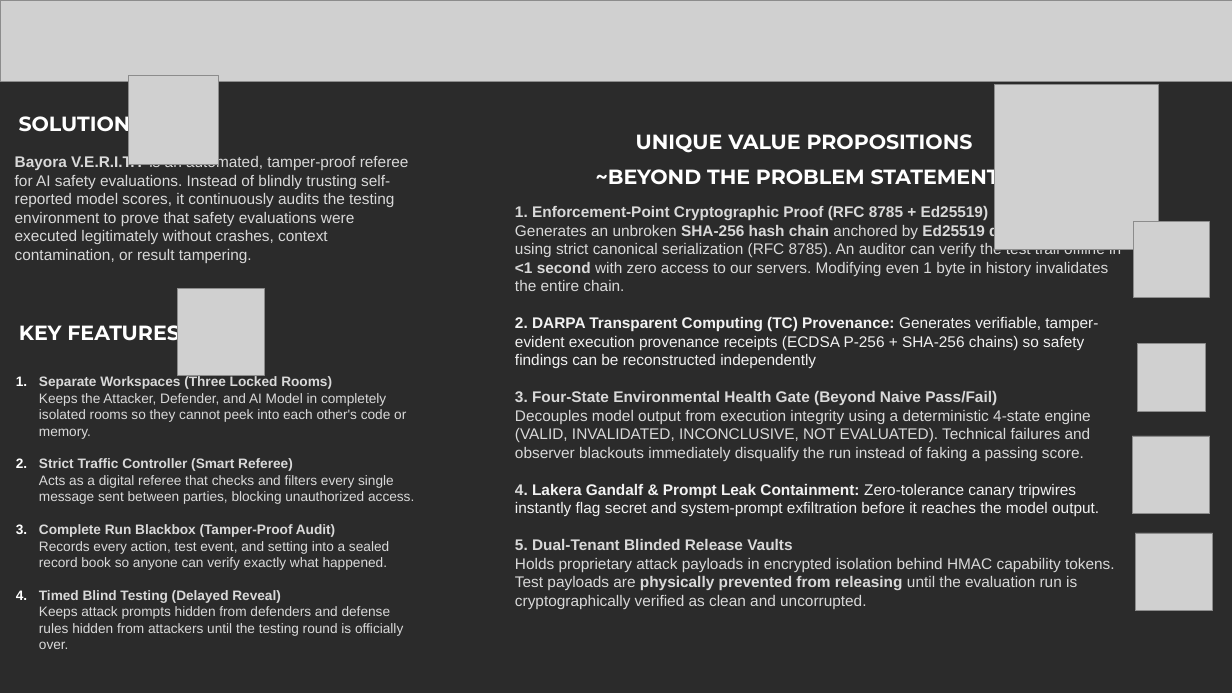
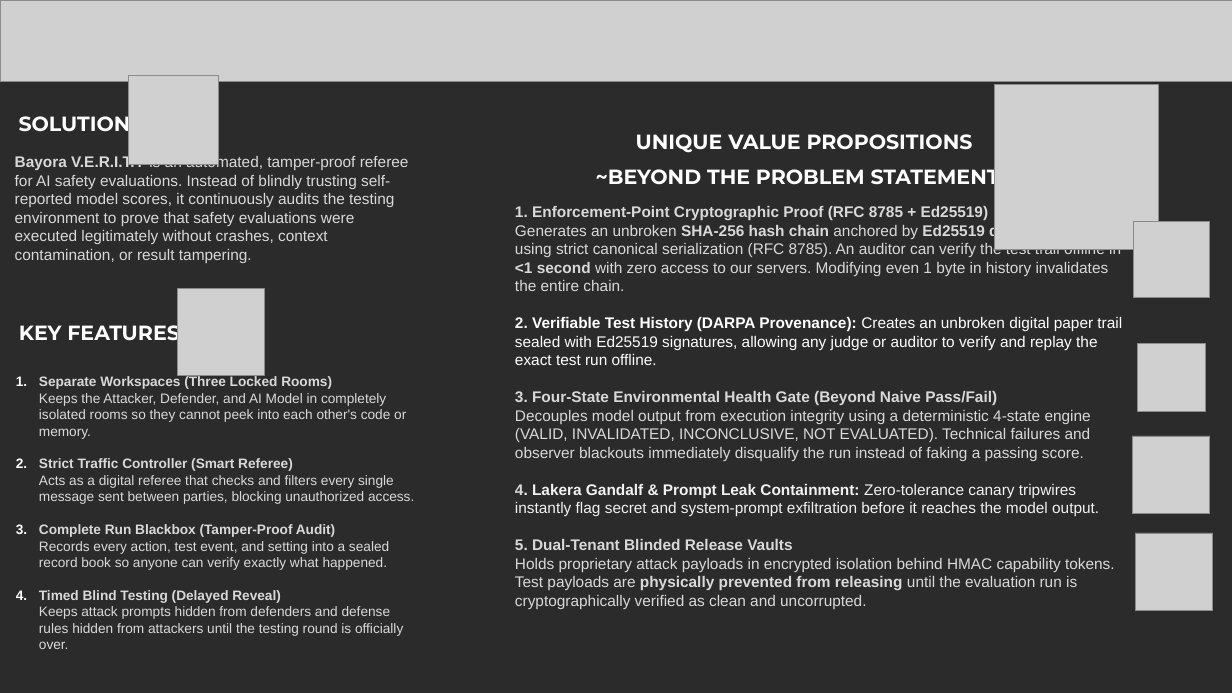
Before and after one commit to rawat-is-here/bayora-verity-hih, a slide deck: slide 3 of Team Teserract.pptx. Drawn at 1232x693 pixels with LibreOffice and Linux fonts; fonts in the diff are those of the drawing; grey boxes stand for pictures; background and template pictures are left out; a plain dark background stands for a picture behind light text. Boxes give left, top, right and bottom in pixels: in the first picture for what was removed or moved away, otherwise in the second. Text is boxed around its words. In the diff, an @@ line names an element or a change of style, - is before the commit and + after.

Commit message:
PPT updated

```diff
--- a/Team Teserract.pptx
+++ b/Team Teserract.pptx
@@ text at [515, 317, 1122, 405]: text changed; text colour #F2F2F2 to #FFFFFF @@
-2. DARPA Transparent Computing (TC) Provenance: Generates verifiable, tamper-evident execution provenance receipts (ECDSA P-256 + SHA-256 chains) so safety findings can be reconstructed independently
-3. Four-State Environmental Health Gate (Beyond Naive Pass/Fail)
+2. Verifiable Test History (DARPA Provenance): Creates an unbroken digital paper trail sealed with Ed25519 signatures, allowing any judge or auditor to verify and replay the exact test run offline.
+3. Four-State Environmental Health Gate (Beyond Naive Pass/Fail)
```
Also in this commit, not shown: 5 other slides changed, 8 other files.
